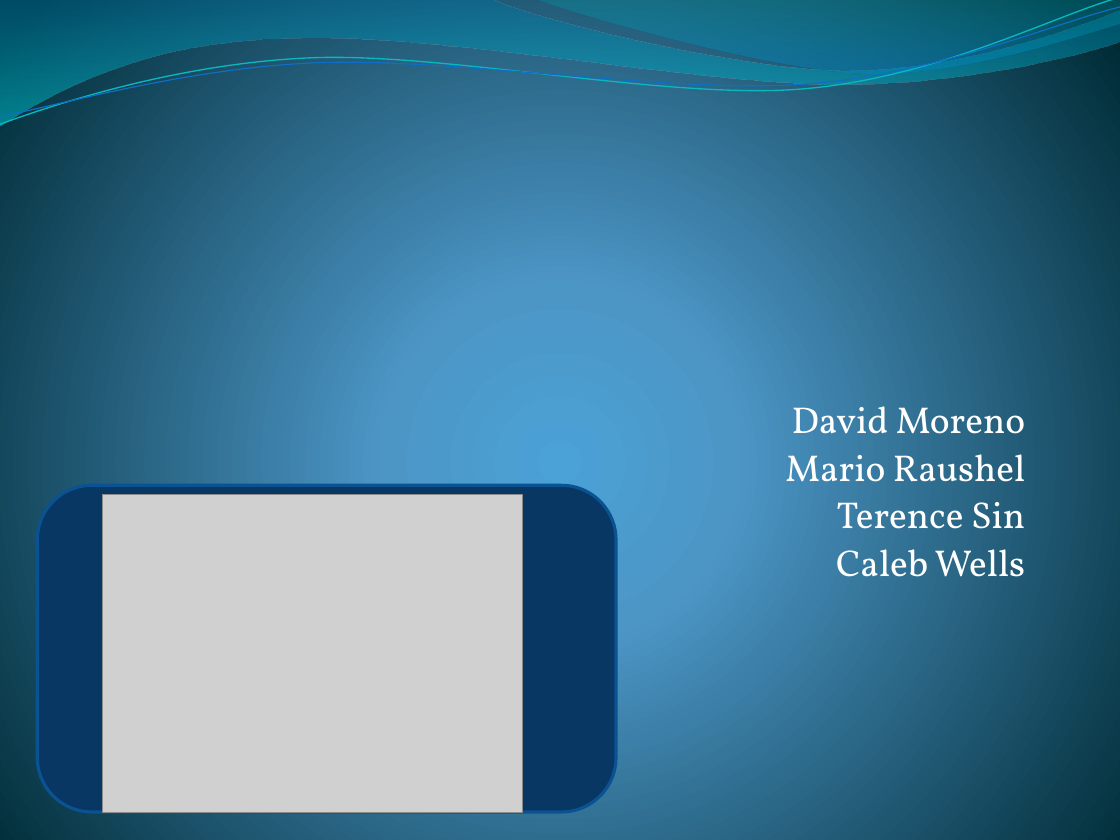
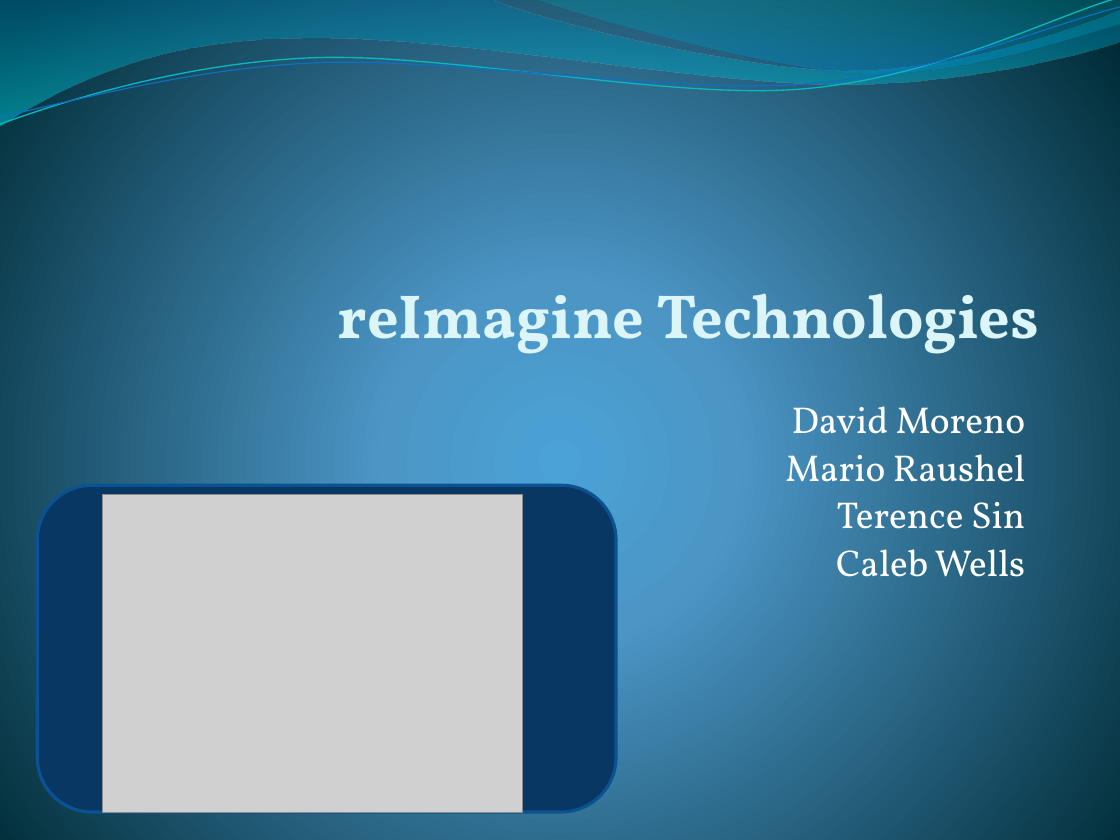
Before and after one commit to tasbal/cpsc483, a slide deck: slide 1 of MISC/Final Presentation.pptx. Drawn at 1120x840 pixels with LibreOffice and Linux fonts; fonts in the diff are those of the drawing; grey boxes stand for pictures. Boxes give left, top, right and bottom in pixels: in the first picture for what was removed or moved away, otherwise in the second. Text is boxed around its words. In the diff, an @@ line names an element or a change of style, - is before the commit and + after.

```diff
--- a/MISC/Final Presentation.pptx
+++ b/MISC/Final Presentation.pptx
@@ text added at box(338, 279, 1039, 366), 40 pt, text #DBF5F9, bold @@
+reImagine Technologies
```
Also in this commit, not shown: 18 other slides changed, 2 other files.
